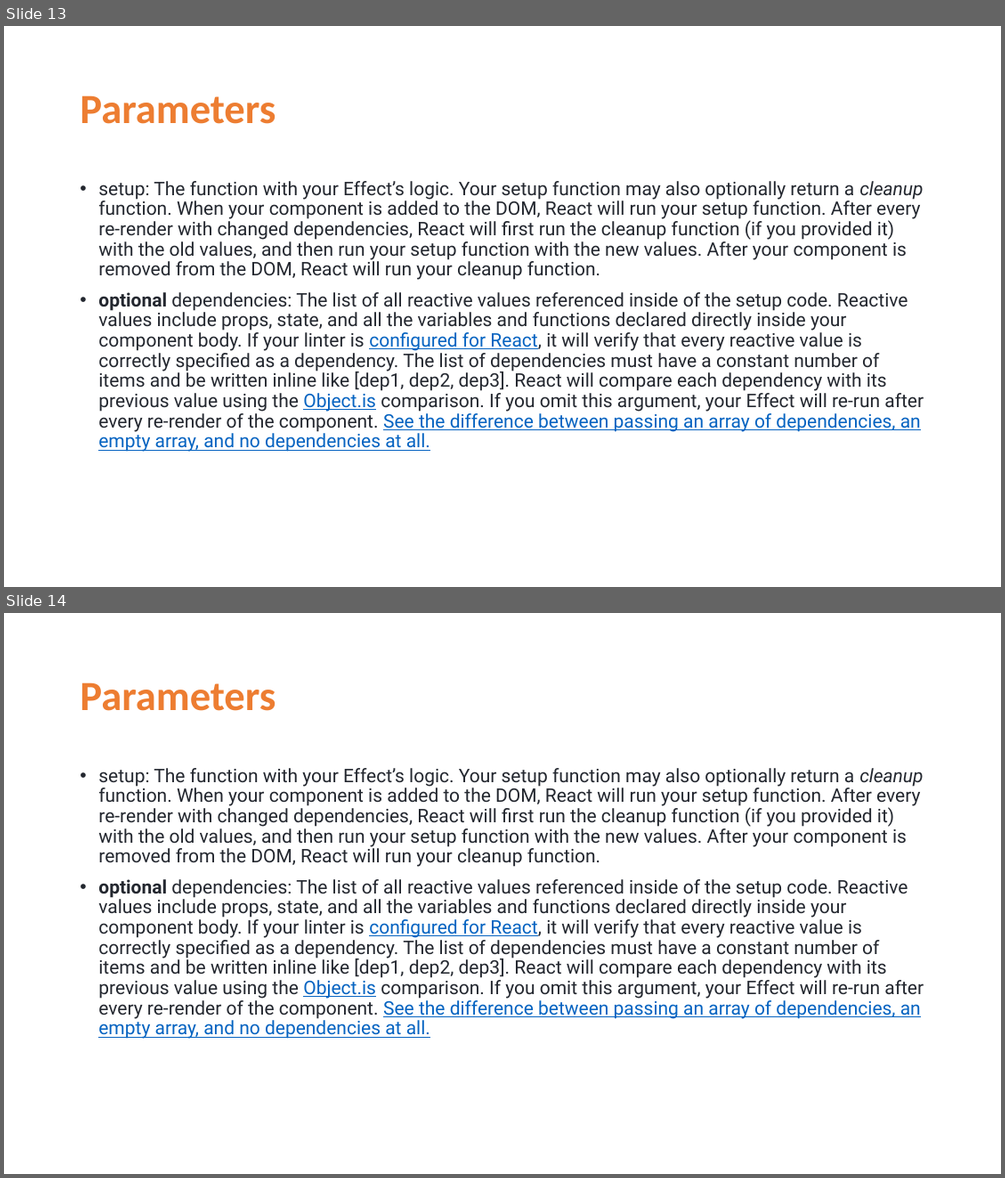
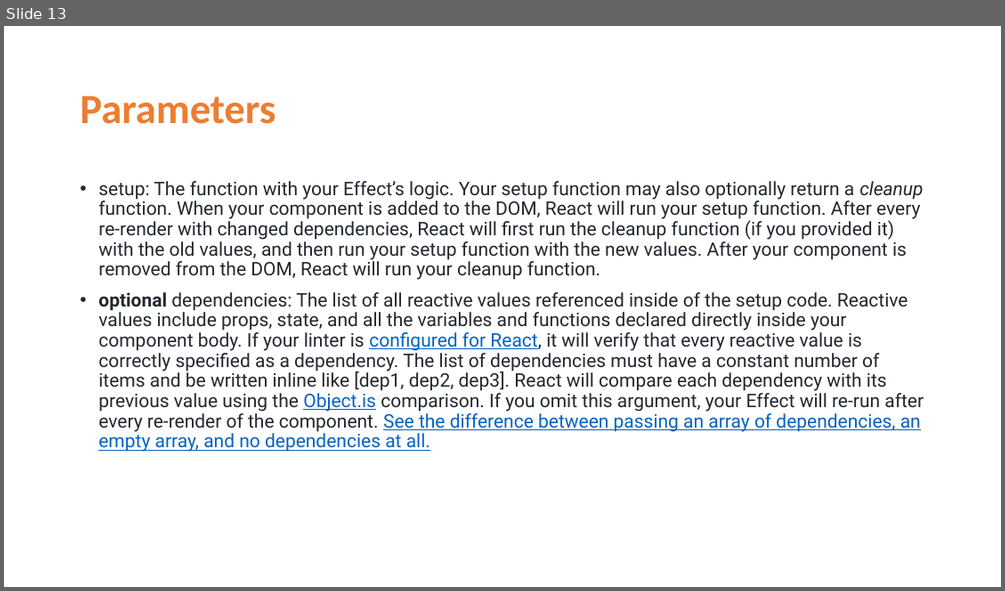
Before and after one commit to bojanangelis/semos-group-01-2023-24, a slide deck: lecture_04/lecture04.pptx. Shown one above the other, each under a label of ours: slides 13 and 14 before the commit, slide 13 after it. The pictures are 1005x1178 and 1005x591 pixels, drawn with LibreOffice and Linux fonts; fonts in the diff are those of the drawing. Boxes give left, top, right and bottom in pixels: in the first picture for what was removed or moved away, otherwise in the second. Text is boxed around its words. In the diff, an @@ line names an element or a change of style, - is before the commit and + after.

```diff
--- a/lecture_04/lecture04.pptx
+++ b/lecture_04/lecture04.pptx
@@ slide 14 removed at box(4, 613, 1001, 1174), background #FFFFFF @@
@@ title removed at box(80, 682, 275, 711) @@
-Parameters
@@ text removed at box(98, 768, 923, 1038) @@
-• setup: The function with your Effect’s logic. Your setup function may also optionally return a cleanup function. When your component is added to the DOM, React will run your setup function. After every re-render with changed dependencies, React will first run the cleanup function (if you provided it) with the old values, and then run your setup function with the new values. After your component is removed from the DOM, React will run your cleanup function.
-• optional dependencies: The list of all reactive values referenced inside of the setup code. Reactive values include props, state, and all the variables and functions declared directly inside your component body. If your linter is configured for React, it will verify that every reactive value is correctly specified as a dependency. The list of dependencies must have a constant number of items and be written inline like [dep1, dep2, dep3]. React will compare each dependency with its previous value using the Object.is comparison. If you omit this argument, your Effect will re-run after every re-render of the component. See the difference between passing an array of dependencies, an empty array, and no dependencies at all.
```
Also in this commit, not shown: 22 other files.
